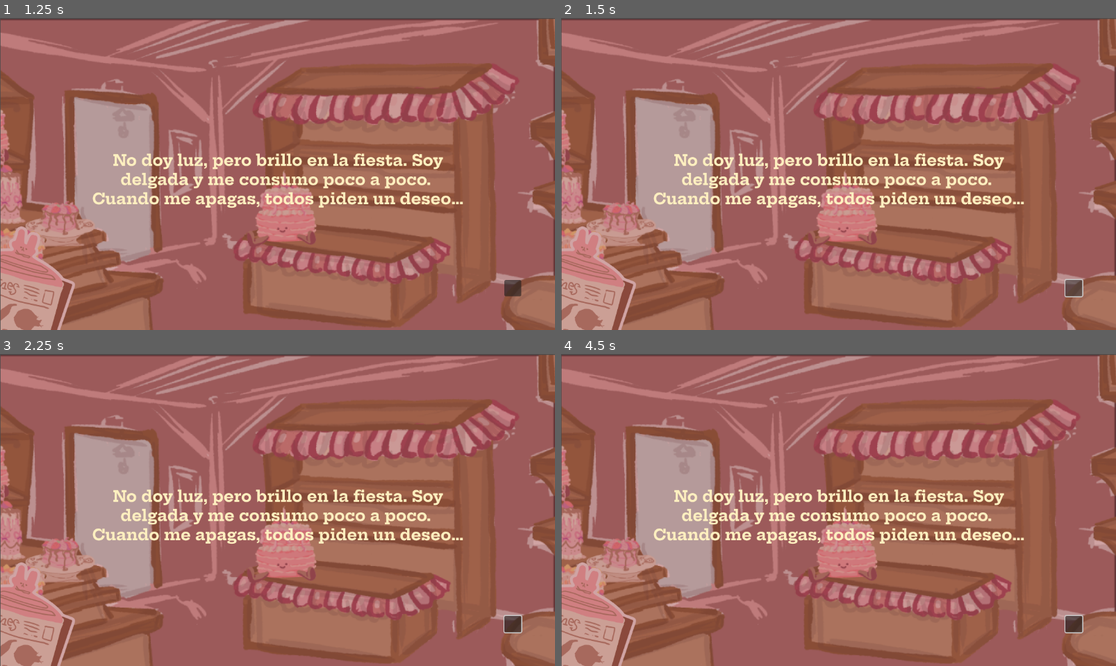
Above: before the commit, frames 1-4 (two rows, left to right).
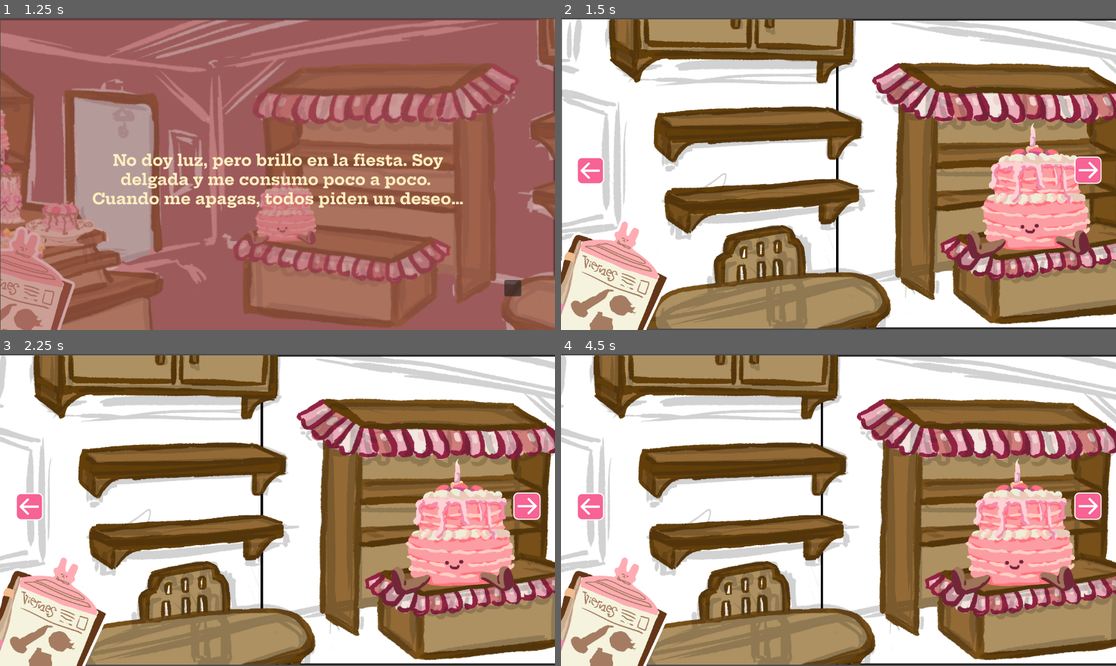
Above: after the commit, the same moments.

Repository: harumiic/wgj_juego2025
Game: Godot game, scene res://Main.tscn
The game is run twice, just before and just after one commit, with the same random seed, the same clock (stepped at 60 frames per second) and the same inputs.
Inputs (mouse positions are in pixels of both pictures, inside the frame that each line leads up to):
- Up to frame 1 (1.25 s): click (55, 167) at 0.5 s
- Up to frame 2 (1.5 s): click (1071, 289) at 1.25 s
- Up to frame 3 (2.25 s): click (527, 506) at 2.02 s
- Up to frame 4 (4.5 s): click (588, 506) at 2.77 s; click (1071, 625) at 3.52 s; click (1088, 506) at 4.27 s

Frame 1 is identical in both runs. In frame 2, 96% of the frame differs, in the area x 0-100%, y 0-100%; in frame 3, 96%; in frame 4, 96%.

Commit message:
fix second scene

Diff:
--- a/scenes/second_scene.tscn
+++ b/scenes/second_scene.tscn
@@ -1,12 +1,28 @@
 [gd_scene load_steps=12 format=3 uid="uid://cynctwv5vxhyv"]
 
-[ext_resource type="Texture2D" uid="uid://be7xmee4h1qqv" path="res://assets/fondo_pasteleria/FONDO BORRADOR.jpg" id="1_quay6"]
-[ext_resource type="Texture2D" uid="uid://blqduenrgl1i5" path="res://assets/sprites/objetos/pastel-dedo.PNG" id="3_70jnc"]
-[ext_resource type="Texture2D" uid="uid://dacvrokh3jmgl" path="res://assets/sprites/objetos/flecha_izquierda.png" id="4_3lxov"]
-[ext_resource type="Texture2D" uid="uid://b4mmtd6gj2qke" path="res://assets/sprites/objetos/flecha_derecha.png" id="4_d71sn"]
-[ext_resource type="Texture2D" uid="uid://c85sw2q15uswf" path="res://assets/sprites/objetos/paleta.png" id="4_srtn1"]
-[ext_resource type="Texture2D" uid="uid://cmom0pc48rl2f" path="res://assets/sprites/objetos/fondo_vidas.png" id="6_kvnfp"]
-[ext_resource type="Texture2D" uid="uid://cih0weu63pfff" path="res://assets/ui/circulos.png" id="7_2rwyg"]
+[ext_resource type="Script" uid="uid://bmivihj0kp3x4" path="res://scripts/second_scene.gd" id="1_2rwyg"]
+[ext_resource type="Texture2D" uid="uid://be7xmee4h1qqv" path="res://assets/fondo_pasteleria/FONDO BORRADOR.jpg" id="2_wjyo4"]
+[ext_resource type="Texture2D" uid="uid://blqduenrgl1i5" path="res://assets/sprites/objetos/pastel-dedo.PNG" id="3_2egt0"]
+[ext_resource type="Texture2D" uid="uid://b4mmtd6gj2qke" path="res://assets/sprites/objetos/flecha_derecha.png" id="4_afim2"]
+[ext_resource type="Texture2D" uid="uid://dacvrokh3jmgl" path="res://assets/sprites/objetos/flecha_izquierda.png" id="5_k05yt"]
+[ext_resource type="Texture2D" uid="uid://c85sw2q15uswf" path="res://assets/sprites/objetos/paleta.png" id="6_5fv4n"]
+[ext_resource type="Texture2D" uid="uid://cih0weu63pfff" path="res://assets/ui/circulos.png" id="7_gicb4"]
+[ext_resource type="Texture2D" uid="uid://cmom0pc48rl2f" path="res://assets/sprites/objetos/fondo_vidas.png" id="8_3es0y"]
+
+[sub_resource type="Animation" id="Animation_2egt0"]
+length = 0.001
+tracks/0/type = "value"
+tracks/0/imported = false
+tracks/0/enabled = true
+tracks/0/path = NodePath(".:frame")
+tracks/0/interp = 1
+tracks/0/loop_wrap = true
+tracks/0/keys = {
+"times": PackedFloat32Array(0),
+"transitions": PackedFloat32Array(1),
+"update": 1,
+"values": [0]
+}
 
 [sub_resource type="Animation" id="Animation_wjyo4"]
 resource_name = "hacer_pequeño"
@@ -24,21 +40,6 @@
 "values": [0, 1, 2, 3, 4, 5, 6, 7]
 }
 
-[sub_resource type="Animation" id="Animation_2egt0"]
-length = 0.001
-tracks/0/type = "value"
-tracks/0/imported = false
-tracks/0/enabled = true
-tracks/0/path = NodePath(".:frame")
-tracks/0/interp = 1
-tracks/0/loop_wrap = true
-tracks/0/keys = {
-"times": PackedFloat32Array(0),
-"transitions": PackedFloat32Array(1),
-"update": 1,
-"values": [0]
-}
-
 [sub_resource type="AnimationLibrary" id="AnimationLibrary_afim2"]
 _data = {
 &"RESET": SubResource("Animation_2egt0"),
@@ -46,7 +47,7 @@
 }
 
 [node name="second_scene" type="Node2D" node_paths=PackedStringArray("fondo", "Paleta", "pastel_dedo", "pastel_dedo_centro", "vidas", "flecha_derecha", "flecha_izquierda")]
-script = ExtResource("1_wr80a")
+script = ExtResource("1_2rwyg")
 fondo = NodePath("UI/Control/Background")
 Paleta = NodePath("UI/Control/paleta")
 pastel_dedo = NodePath("UI/Control/Background/pastel_dedo")
Not shown: 1 places in scenes/Gameplay.tscn that only renumber resources
Not shown: 13 places in scenes/second_scene.tscn that only renumber resources
